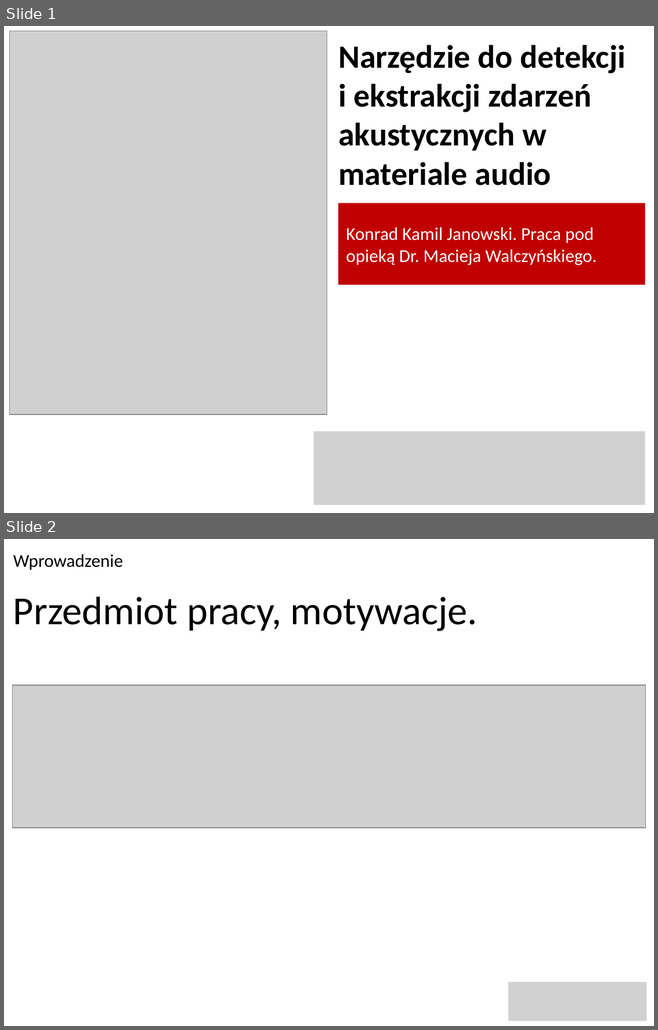
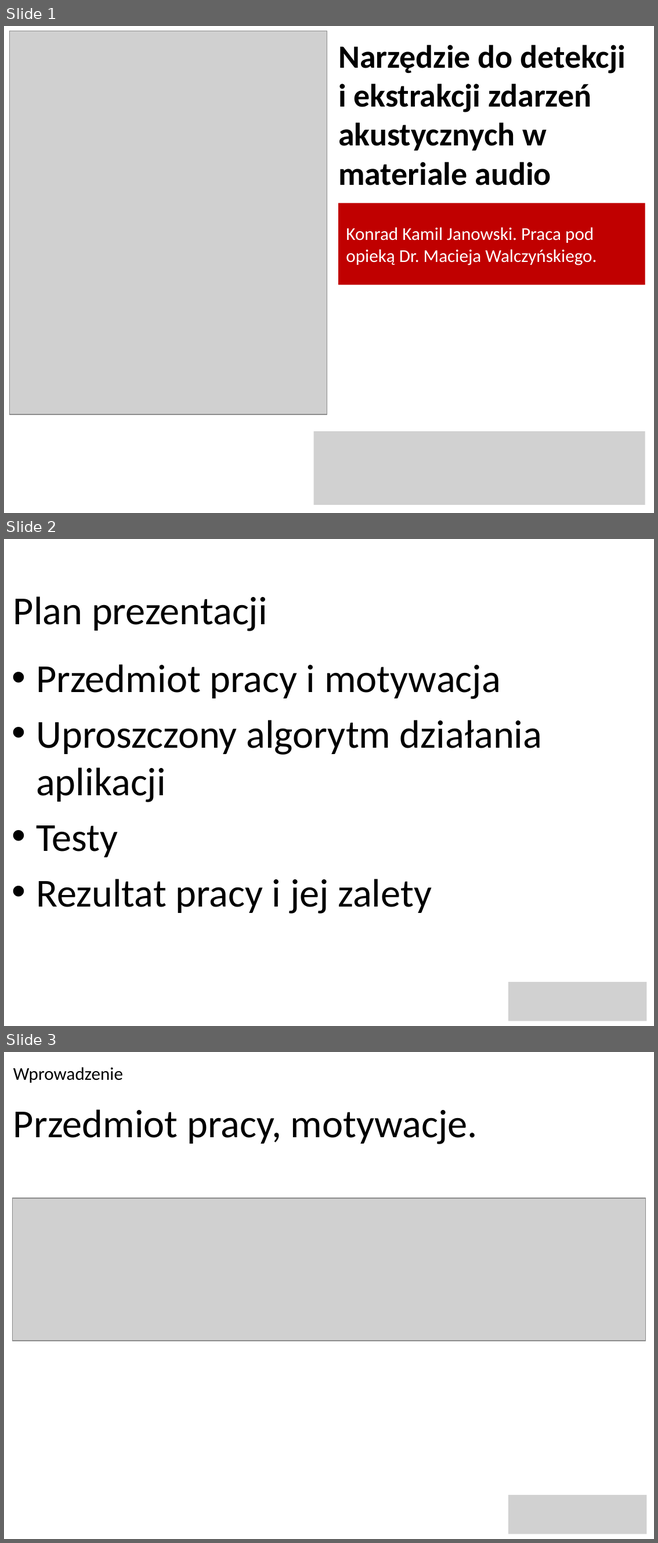
Before and after one commit to Kejzin/Thesis, a slide deck: prezentacja_dyplomowa/prezentacja_dyplomowa.pptx. Shown one above the other, each under a label of ours: slides 1 and 2 before the commit, slides 1, 2 and 3 after it. The pictures are 658x1030 and 658x1543 pixels, drawn with LibreOffice and Linux fonts; fonts in the diff are those of the drawing; grey boxes stand for pictures; background and template pictures are left out. Boxes give left, top, right and bottom in pixels: in the first picture for what was removed or moved away, otherwise in the second. Text is boxed around its words. In the diff, an @@ line names an element or a change of style, - is before the commit and + after.

```diff
--- a/prezentacja_dyplomowa/prezentacja_dyplomowa.pptx
+++ b/prezentacja_dyplomowa/prezentacja_dyplomowa.pptx
@@ slide 2 added at bbox=[4, 539, 654, 1026], background picture (left out); not listed: 2 template elements that a slide beside it also shows @@
@@ text added at bbox=[13, 596, 267, 631], 44 pt, text #000000 @@
+Plan prezentacji
@@ text added at bbox=[36, 664, 542, 914], 44 pt, text #000000 @@
+• Przedmiot pracy i motywacja
+• Uproszczony algorytm działania aplikacji
+• Testy
+• Rezultat pracy i jej zalety
@@ what was slide 2 is now slide 3 @@
```
Also in this commit, not shown: 5 slides changed, 1 other slide added, 1 other file.
